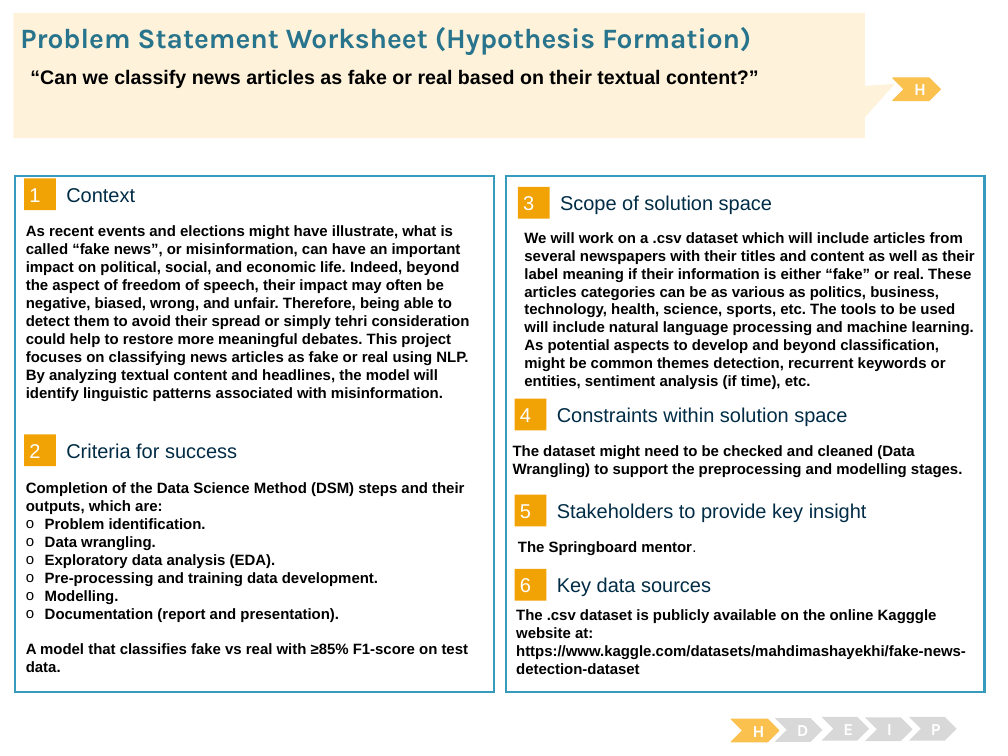
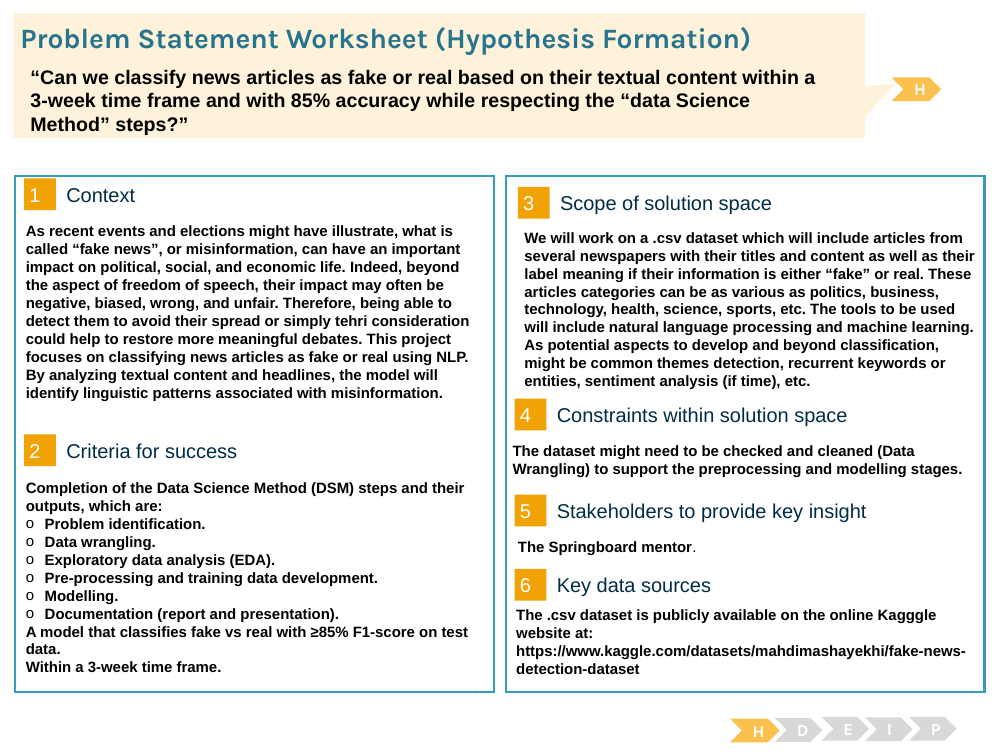
Before and after one commit to BenoitLoze1977/34.4_capstonethree_fakenewsdetection, a slide deck: slide 1 of docs/BenoitLoze_CapstoneThree_FakeNewsDetection_ProjectProposal.pptx. Drawn at 1008x756 pixels with LibreOffice and Linux fonts; fonts in the diff are those of the drawing. Boxes give left, top, right and bottom in pixels: in the first picture for what was removed or moved away, otherwise in the second. Text is boxed around its words. In the diff, an @@ line names an element or a change of style, - is before the commit and + after.

Commit message:
02
02

```diff
--- a/docs/BenoitLoze_CapstoneThree_FakeNewsDetection_ProjectProposal.pptx
+++ b/docs/BenoitLoze_CapstoneThree_FakeNewsDetection_ProjectProposal.pptx
@@ text at (30, 69, 815, 111): text changed @@
-“Can we classify news articles as fake or real based on their textual content?”
+“Can we classify news articles as fake or real based on their textual content within a 3-week time frame and with 85% accuracy while respecting the “data Science Method” steps?”
@@ text at (26, 661, 222, 672): paragraph added @@
+Within a 3-week time frame.
```
